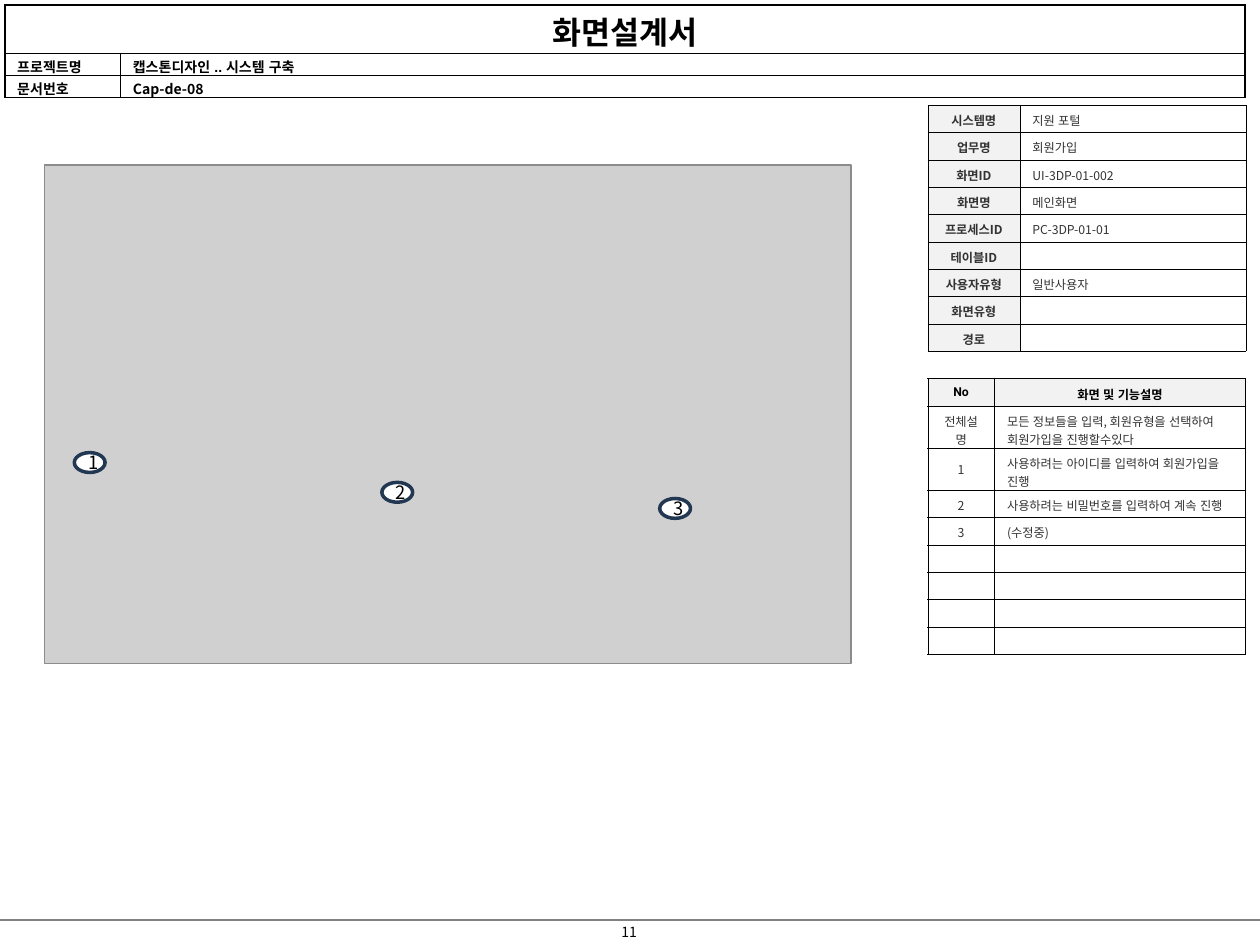
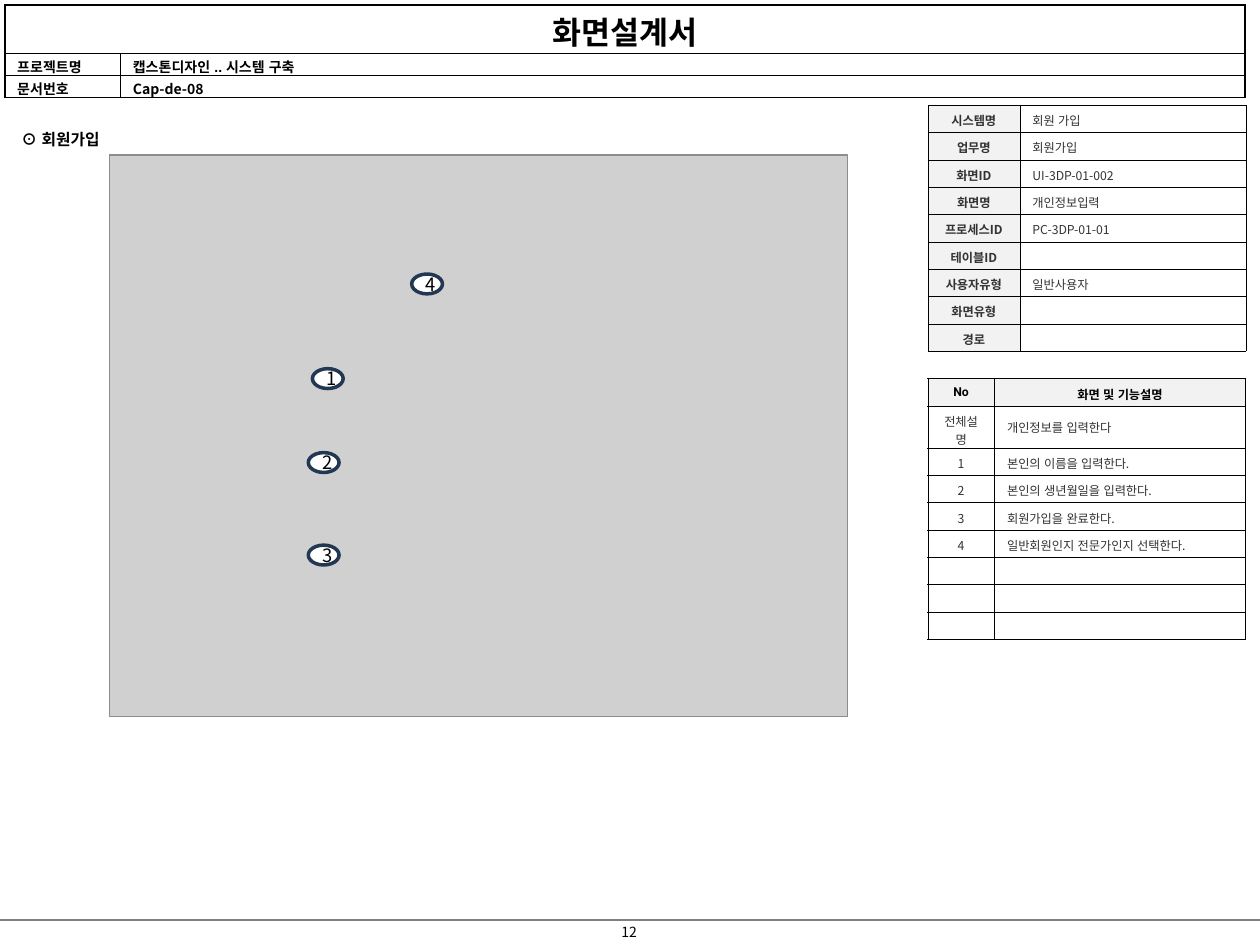
Before and after one commit to jiyong706/debug, a slide deck: slide 12 of debug 산출물/화면 설계서/2024_05_22화면설계서-V0.1.2.pptx (slide 11 before the commit). Drawn at 1260x945 pixels with LibreOffice and Linux fonts; fonts in the diff are those of the drawing; grey boxes stand for pictures. Boxes give left, top, right and bottom in pixels: in the first picture for what was removed or moved away, otherwise in the second. Text is boxed around its words. In the diff, an @@ line names an element or a change of style, - is before the commit and + after.

```diff
--- a/debug 산출물/화면 설계서/2024_05_22화면설계서-V0.1.2.pptx
+++ b/debug 산출물/화면 설계서/2024_05_22화면설계서-V0.1.2.pptx
@@ table at (927,106,1246,352) @@
-row 1, column 2: 지원 포털
+row 1, column 2: 회원 가입
-row 4, column 2: 메인화면
+row 4, column 2: 개인정보입력
@@ text added at (42,131,100,147), 9 pt, text #000000, bold @@
+⊙ 회원가입
@@ picture: place and size @@
-picture at (44,165,850,664)
+picture at (110,155,847,717)
@@ ellipse added at (412,275,442,295), fill #FFFFFF, outline #233953 2 pt, 10.5 pt, text #000000 @@
+4
@@ ellipse "1": place and size @@
-ellipse "1" at (74,452,105,472)
+ellipse "1" at (312,369,343,389)
@@ table at (927,379,1245,640) @@
-row 2: 전체설명 | 모든 정보들을 입력, 회원유형을 선택하여 회원가입을 진행할수있다
-row 3: 1 | 사용하려는 아이디를 입력하여 회원가입을 진행
-row 4: 2 | 사용하려는 비밀번호를 입력하여 계속 진행
-row 5: 3 | (수정중)
+row 2: 전체설명 | 개인정보를 입력한다
+row 3: 1 | 본인의 이름을 입력한다.
+row 4: 2 | 본인의 생년월일을 입력한다.
+row 5: 3 | 회원가입을 완료한다.
+row 6: 4 | 일반회원인지 전문가인지 선택한다.
-row 9:  | 
@@ ellipse "2": place and size @@
-ellipse "2" at (382,483,412,503)
+ellipse "2" at (309,452,339,472)
@@ ellipse "3": place and size @@
-ellipse "3" at (660,499,690,519)
+ellipse "3" at (309,546,339,566)
@@ page number at (621,926,637,937): text changed @@
-11
+12
```
Also in this commit, not shown: 16 other slides changed, 2 slides added, 2 slides removed.
